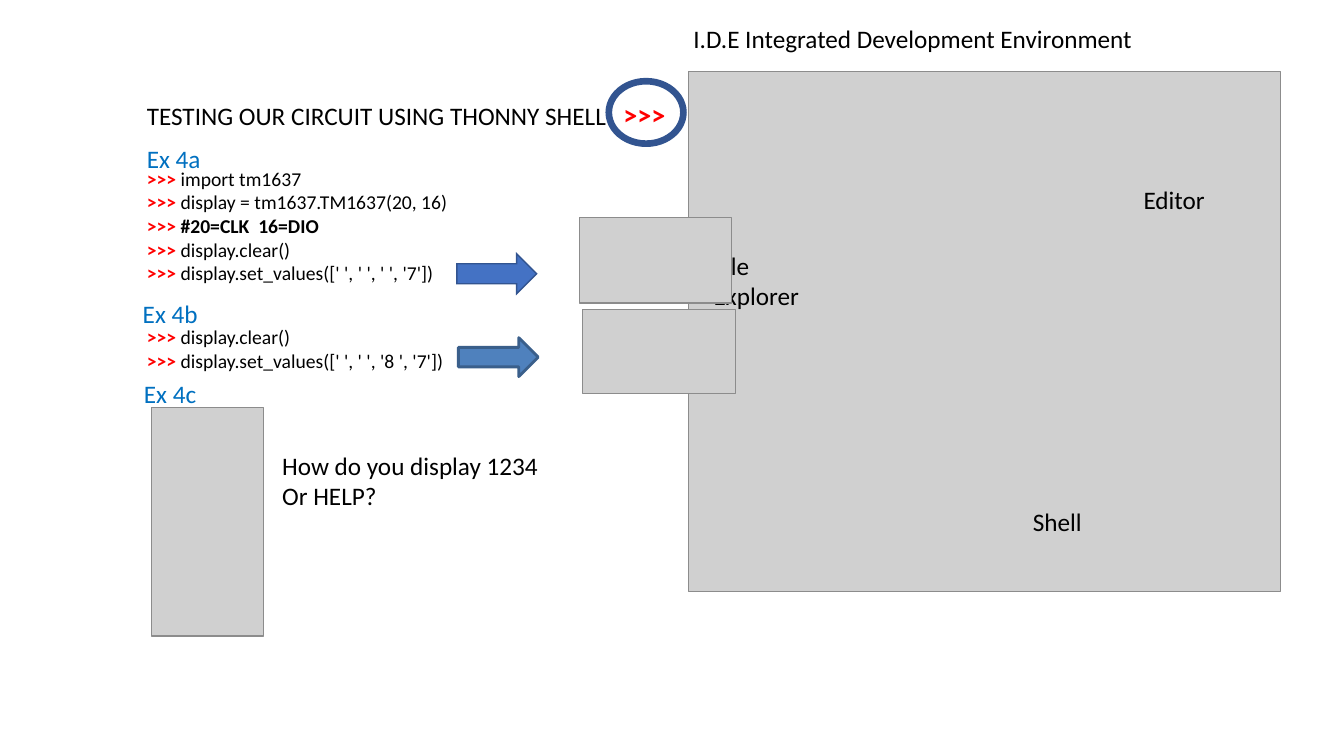
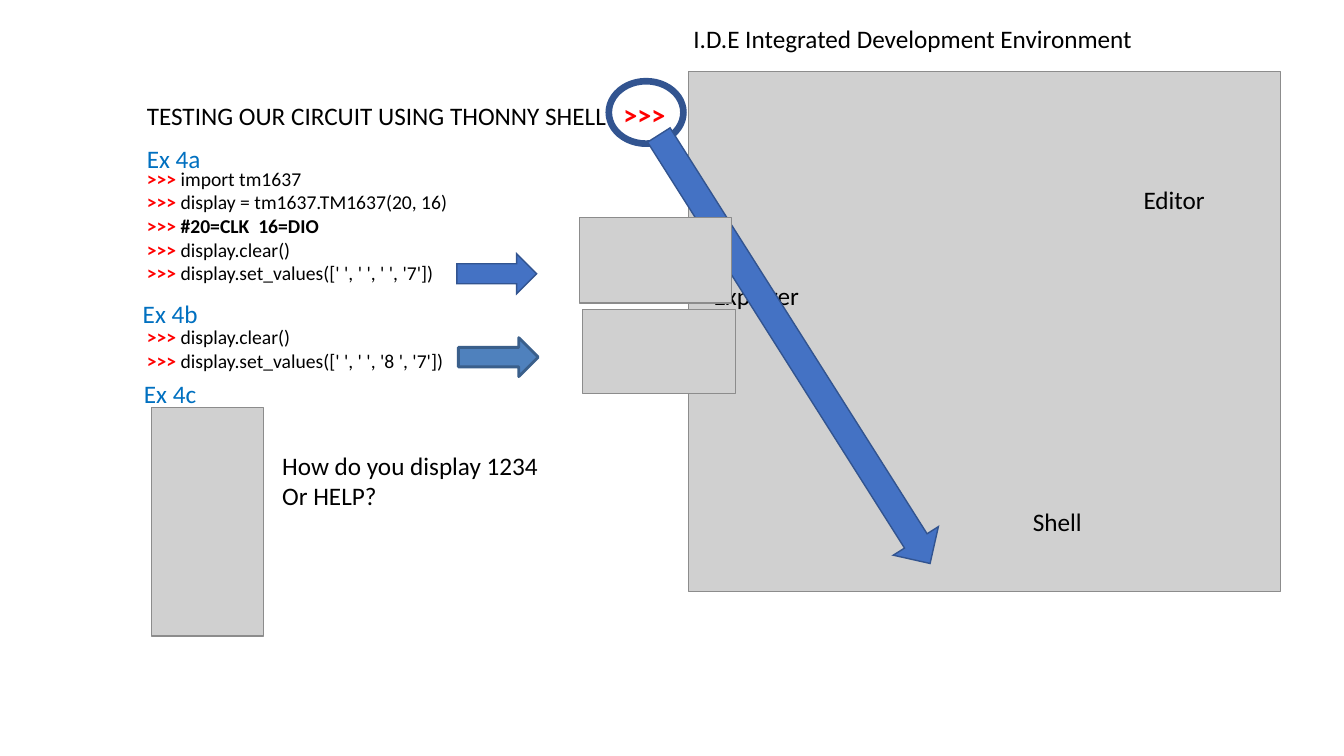
Before and after one commit to ssgoh/Intro_To_Raspberry_Pi, a slide deck: slide 8 of Week 3/031 - Lesson 3 (WEEK 3).pptx (slide 6 before the commit). Drawn at 1344x756 pixels with LibreOffice and Linux fonts; fonts in the diff are those of the drawing; grey boxes stand for pictures. Boxes give left, top, right and bottom in pixels: in the first picture for what was removed or moved away, otherwise in the second. Text is boxed around its words. In the diff, an @@ line names an element or a change of style, - is before the commit and + after.

```diff
--- a/Week 3/031 - Lesson 3 (WEEK 3).pptx
+++ b/Week 3/031 - Lesson 3 (WEEK 3).pptx
@@ down arrow added at <box>637,121,953,578</box>, fill #4472C4, outline #325491 1 pt @@
```
Also in this commit, not shown: 2 other slides changed, 3 slides added.
